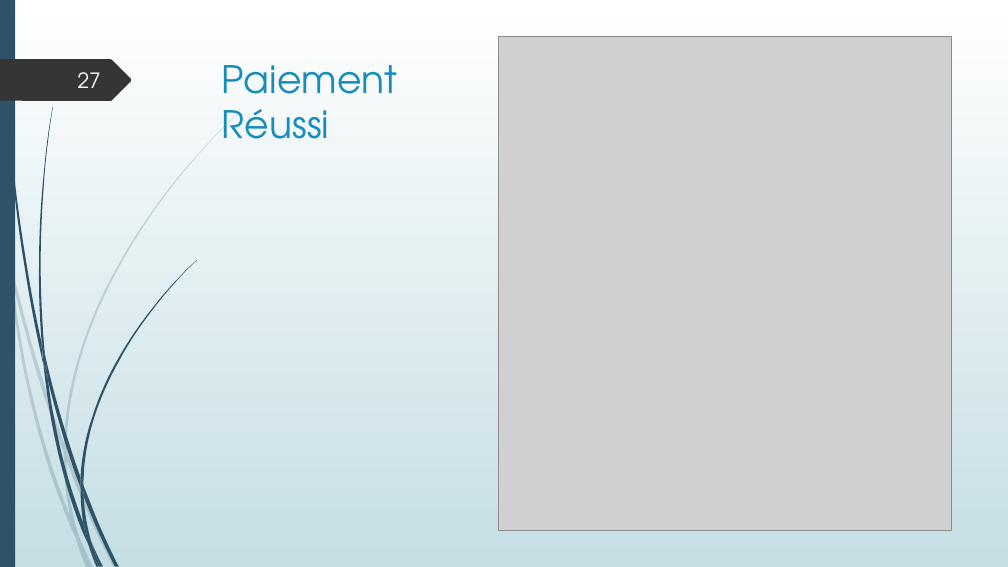
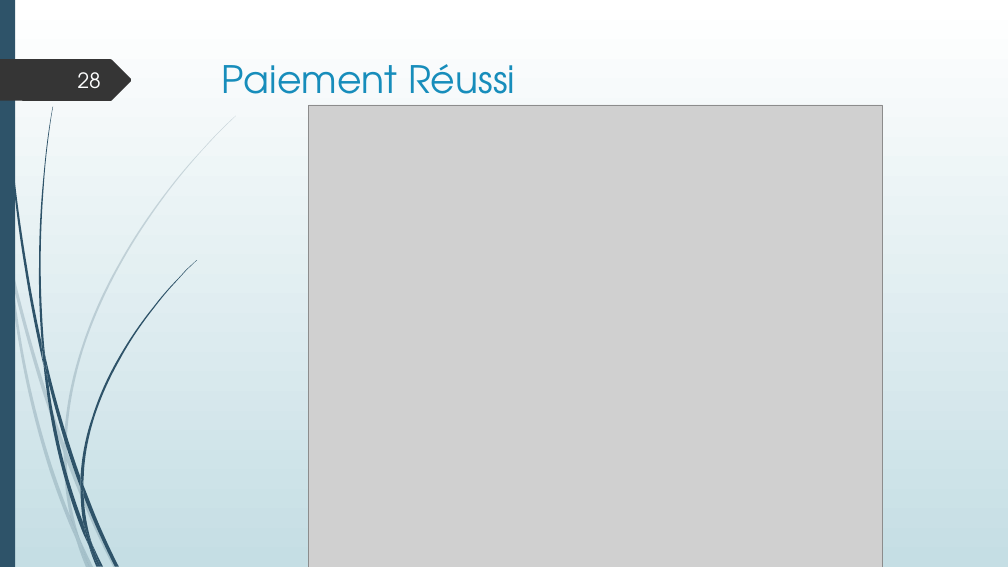
Before and after one commit to LisaF0/projet, a slide deck: slide 28 of aDoc/Projet boutique en ligne.pptx (slide 27 before the commit). Drawn at 1008x567 pixels with LibreOffice and Linux fonts; fonts in the diff are those of the drawing; grey boxes stand for pictures. Boxes give left, top, right and bottom in pixels: in the first picture for what was removed or moved away, otherwise in the second. Text is boxed around its words. In the diff, an @@ line names an element or a change of style, - is before the commit and + after.

```diff
--- a/aDoc/Projet boutique en ligne.pptx
+++ b/aDoc/Projet boutique en ligne.pptx
@@ title "Paiement Réussi" rewrapped from (222, 65, 398, 139) to (222, 64, 515, 110) @@
@@ page number at (78, 72, 101, 88): text changed @@
-27
+28
@@ picture: place and size @@
-picture at (499, 36, 951, 531)
+picture at (309, 105, 882, 567)
```
Also in this commit, not shown: 11 other slides changed, 3 slides added, 15 other files.
